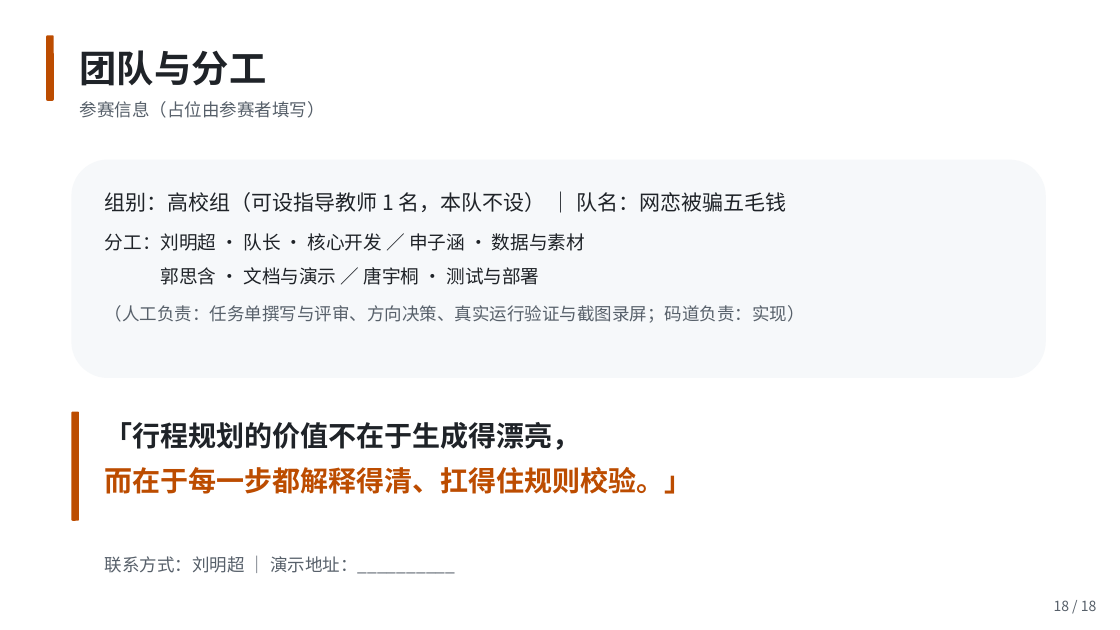
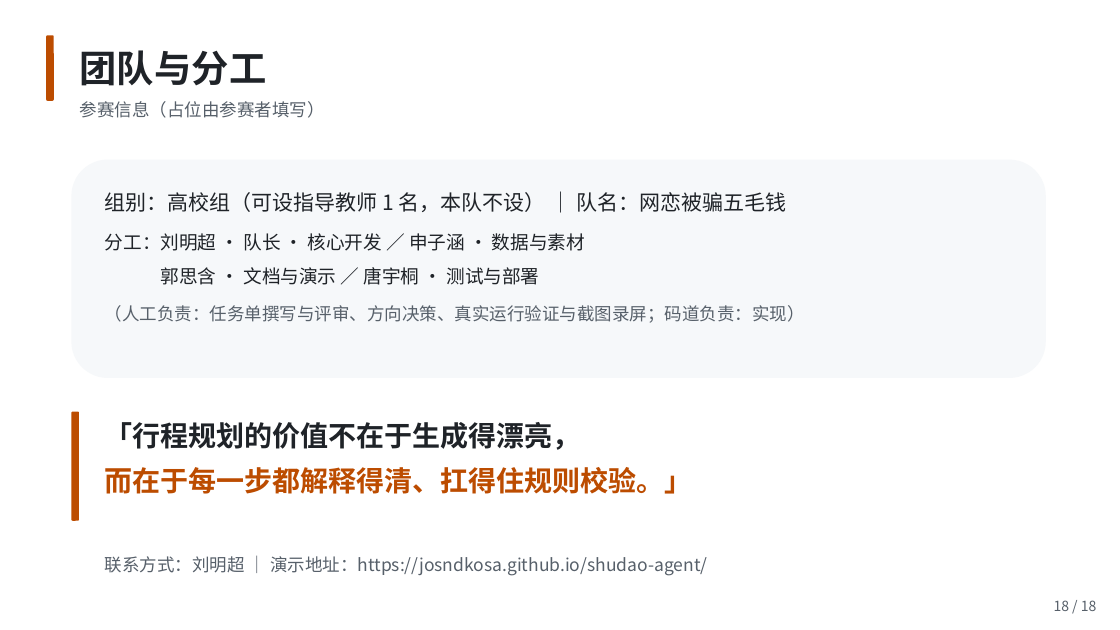
Before and after one commit to josndkosa/shudao-agent, a slide deck: slide 18 of ppt/蜀道智行.pptx. Drawn at 1120x630 pixels with LibreOffice and Linux fonts; fonts in the diff are those of the drawing. Boxes give left, top, right and bottom in pixels: in the first picture for what was removed or moved away, otherwise in the second. Text is boxed around its words. In the diff, an @@ line names an element or a change of style, - is before the commit and + after.

Commit message:
feat(release): v1.4.3 版本号统一 + PPT 常量填齐并重出 pptx/pdf [prompt 03M]
· CHANGELOG 补 [1.4.3] 条目：03M 拍摄模式/预检板/部署验证 + 本轮提交闸修复，
  此前 03M 整轮无记录（21 轮开发只有 20 条变更记录）。
· 版本号三处统一为 1.4.3（CHANGELOG 顶条 / gen_ppt.VERSION / 提交清单 --version）。
· gen_ppt 常量填齐：SUBMIT_DATE=2026-11-16，DEMO_URL=GitHub Pages 地址。
· 重出 ppt/蜀道智行.pptx（18 页）与 .pdf——旧 PDF 是 11-03 的，仍含未填下划线，
  占位闸只穿扫 pptx 抓不到它，但评委会看到。
· 新增 scripts/export_pdf.py：无 LibreOffice 时用 PowerPoint COM 导出 PDF，
  把「PPT 改了 PDF 没跟着改」这个陷阱固化成一条命令。
· preflight.ppt_constants 认识 VERSION=_changelog_top_version() 形式（原实现只认字面量，
  导致第 7 项永远红）。

预检板：5 项缺口 → 2 项（视频、六张图，均为人工）。

```diff
--- a/ppt/蜀道智行.pptx
+++ b/ppt/蜀道智行.pptx
@@ text at bbox=[105, 556, 708, 576]: text changed @@
-联系方式：刘明超 ｜ 演示地址：__________
+联系方式：刘明超 ｜ 演示地址：https://josndkosa.github.io/shudao-agent/
```
Also in this commit, not shown: 3 other slides changed, 6 other files.
